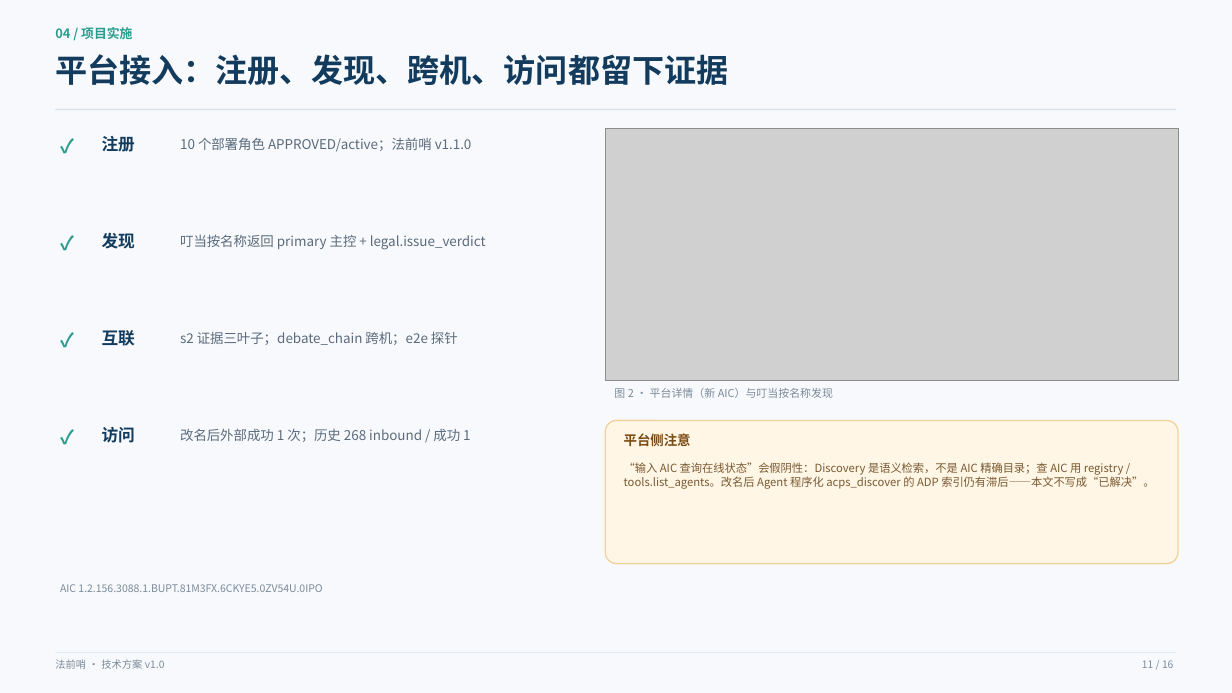
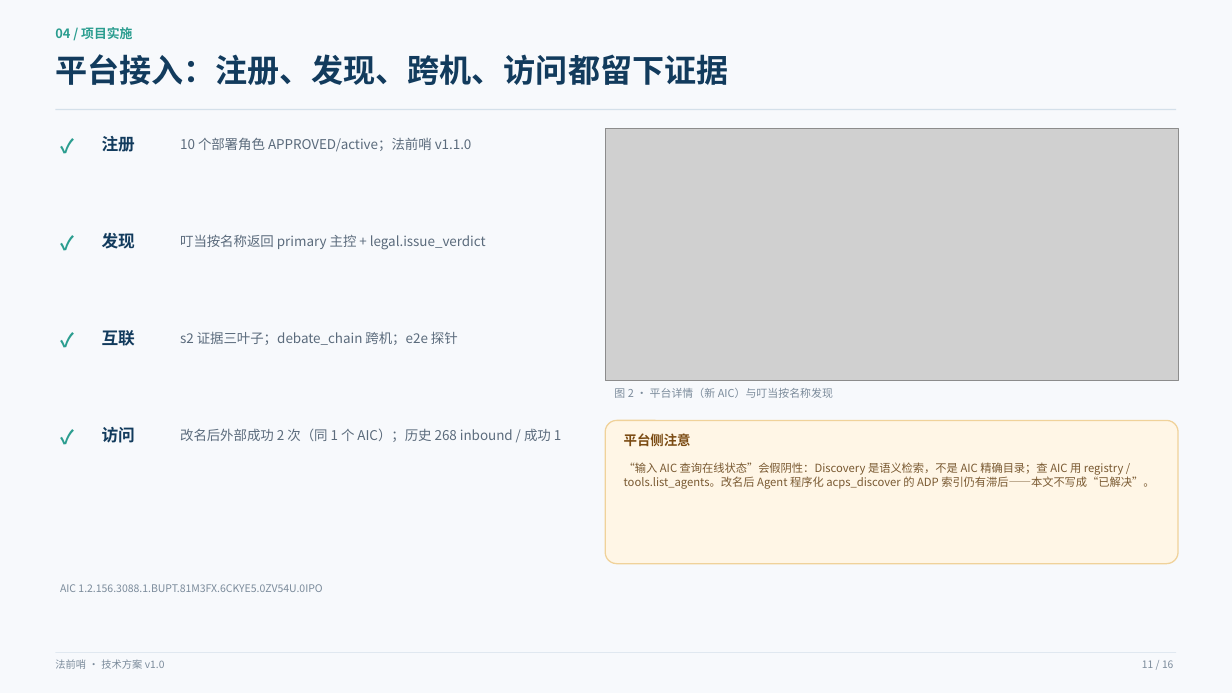
Before and after one commit to ZhaoStudent/witrelate, a slide deck: slide 11 of docs/aicomp/法前哨-答辩PPT.pptx. Drawn at 1232x693 pixels with LibreOffice and Linux fonts; fonts in the diff are those of the drawing; grey boxes stand for pictures. Boxes give left, top, right and bottom in pixels: in the first picture for what was removed or moved away, otherwise in the second. Text is boxed around its words. In the diff, an @@ line names an element or a change of style, - is before the commit and + after.

Commit message:
docs: 记录第二次外部成功，统一 PPT/技术方案/佐证口径

```diff
--- a/docs/aicomp/法前哨-答辩PPT.pptx
+++ b/docs/aicomp/法前哨-答辩PPT.pptx
@@ text at (180, 428, 561, 442): text changed @@
-改名后外部成功 1 次；历史 268 inbound / 成功 1
+改名后外部成功 2 次（同 1 个 AIC）；历史 268 inbound / 成功 1
```
Also in this commit, not shown: 2 other slides changed, 16 other files.
